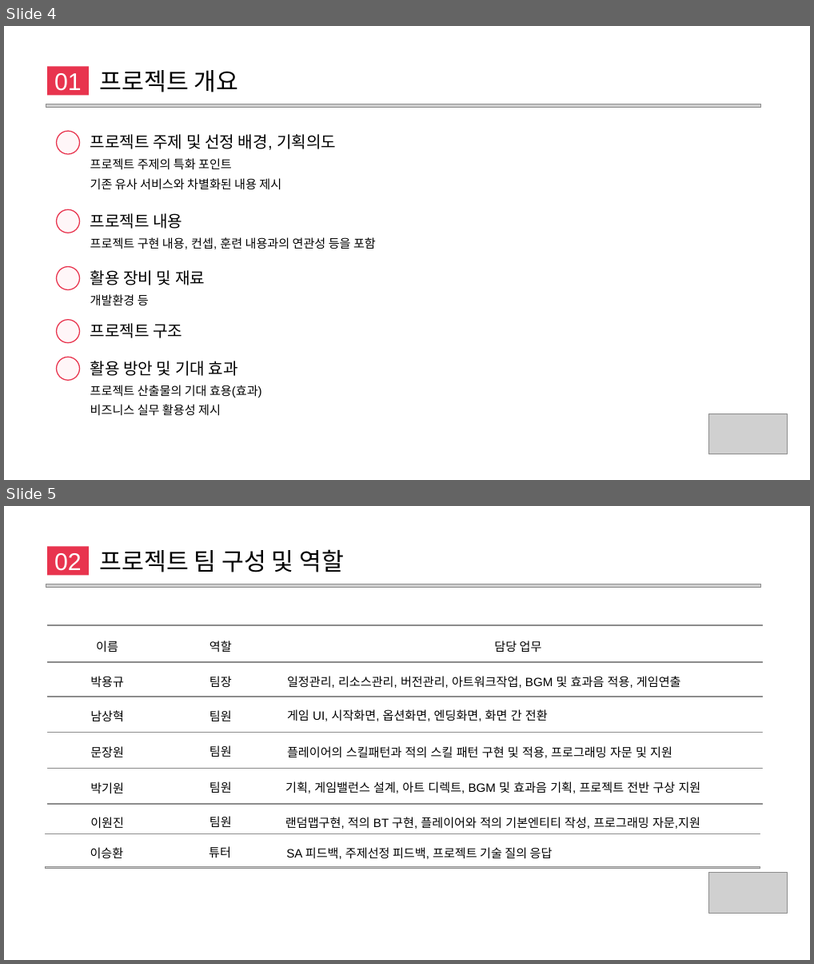
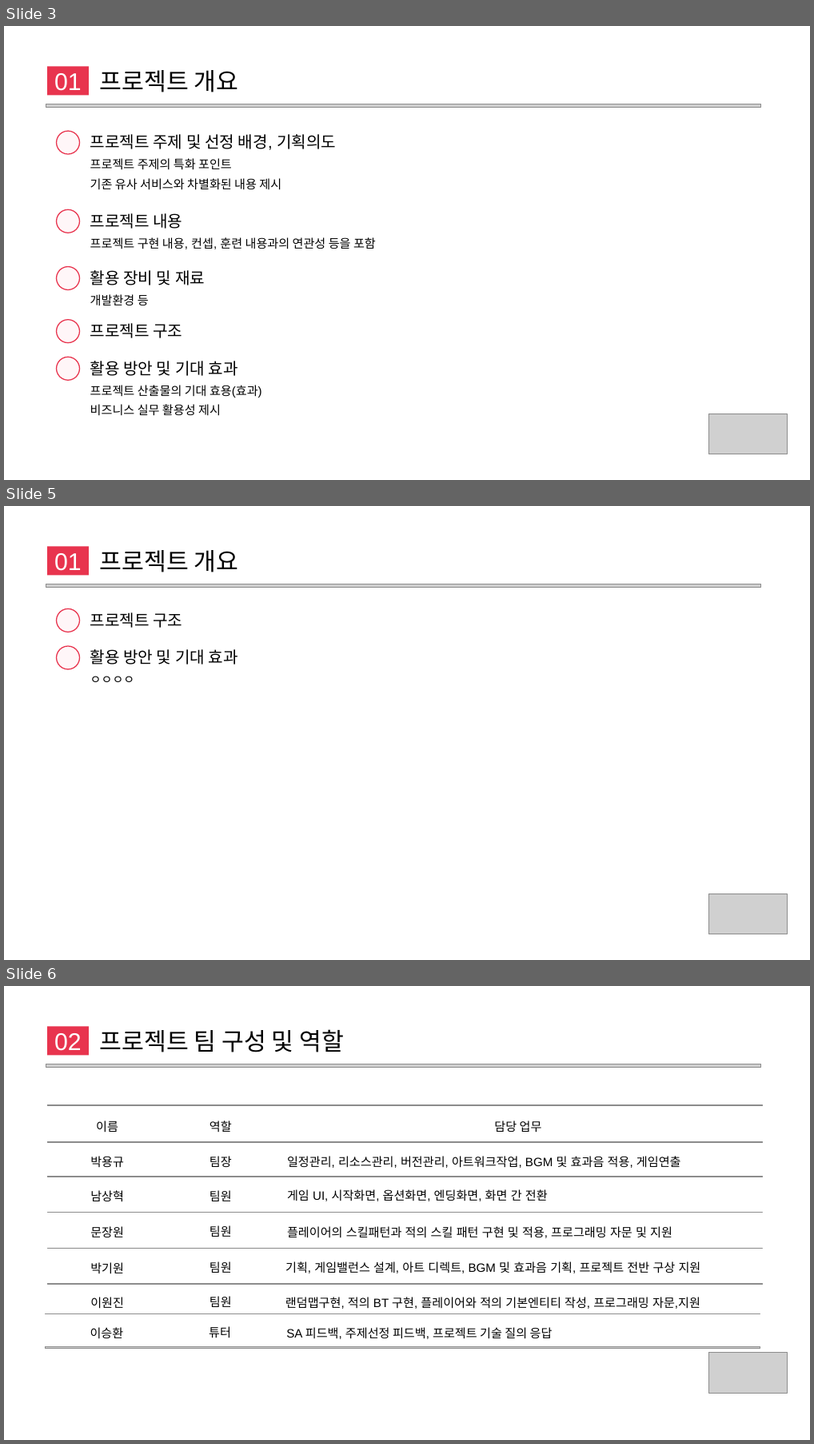
Before and after one commit to gyro1515/TeamProject_SilverTown_Utopia, a slide deck: 결과보고서.pptx. Shown one above the other, each under a label of ours: slides 4 and 5 before the commit, slides 3, 5 and 6 after it; the slides between them are not shown. The pictures are 814x964 and 814x1444 pixels, drawn with LibreOffice and Linux fonts; fonts in the diff are those of the drawing; grey boxes stand for pictures; background and template pictures are left out. Boxes give left, top, right and bottom in pixels: in the first picture for what was removed or moved away, otherwise in the second. Text is boxed around its words. In the diff, an @@ line names an element or a change of style, - is before the commit and + after.

```diff
--- a/결과보고서.pptx
+++ b/결과보고서.pptx
@@ slide 5 added at (x1=4, y1=506, x2=810, y2=960), background #FFFFFF @@
@@ rectangle added at (x1=47, y1=546, x2=89, y2=575), fill #E8344E @@
@@ text added at (x1=54, y1=553, x2=82, y2=571), 48 pt, text #FFFFFF @@
+01
@@ text added at (x1=100, y1=550, x2=239, y2=572), 48 pt, text #000000 @@
+프로젝트 개요
@@ picture added at (x1=46, y1=584, x2=761, y2=587) @@
@@ ellipse added at (x1=56, y1=608, x2=79, y2=632), fill #FFF6F8, outline #E8344E 2 pt @@
@@ text added at (x1=90, y1=612, x2=182, y2=628), 32 pt, text #000000 @@
+프로젝트 구조
@@ ellipse added at (x1=56, y1=646, x2=79, y2=669), fill #FFF6F8, outline #E8344E 2 pt @@
@@ text added at (x1=90, y1=649, x2=238, y2=664), 32 pt, text #000000 @@
+활용 방안 및 기대 효과
@@ text added at (x1=90, y1=676, x2=135, y2=682), 24 pt, text #000000 @@
+ㅇㅇㅇㅇ
@@ picture added at (x1=709, y1=893, x2=788, y2=934) @@
@@ what was slide 4 is now slide 3 @@
@@ what was slide 5 is now slide 6 @@
```
Also in this commit, not shown: 2 slides changed.
